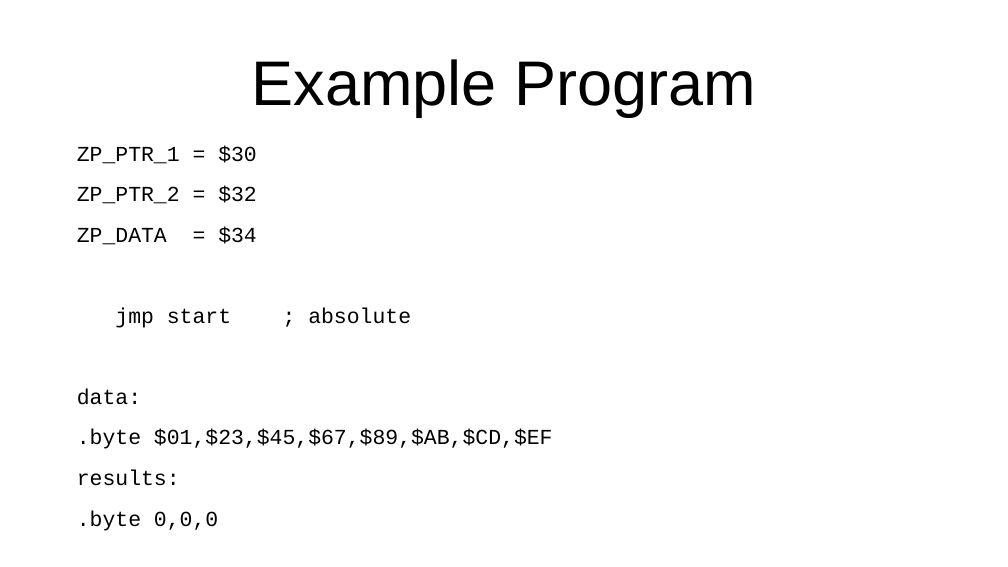
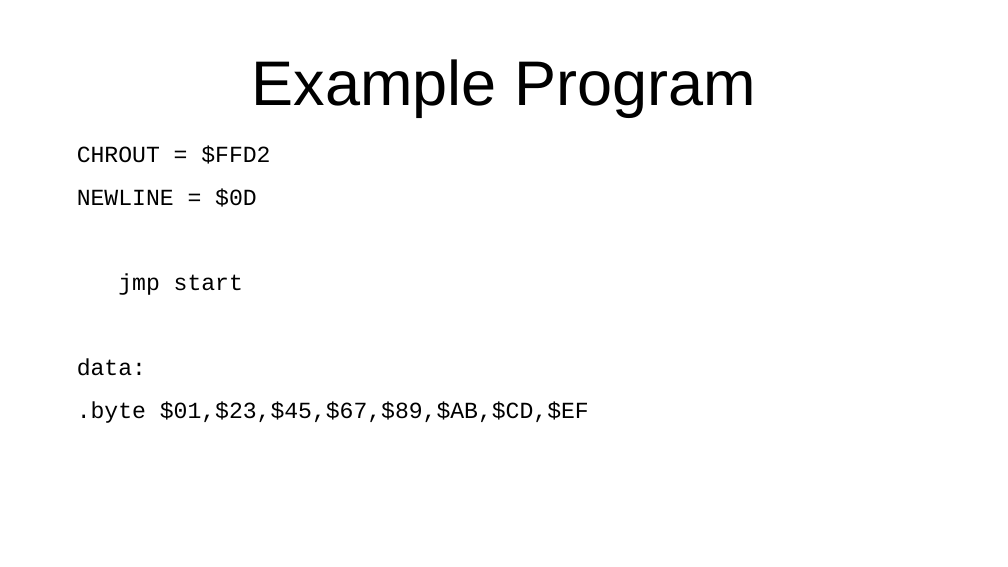
Before and after one commit to SlithyMatt/x16-assembly-tutorial, a slide deck: slide 10 of Lesson3/Lesson3.odp. Drawn at 1008x567 pixels with LibreOffice and Linux fonts; fonts in the diff are those of the drawing. Boxes give left, top, right and bottom in pixels: in the first picture for what was removed or moved away, otherwise in the second. Text is boxed around its words. In the diff, an @@ line names an element or a change of style, - is before the commit and + after.

Commit message:
finished slides, example program, and first part of script

```diff
--- a/Lesson3/Lesson3.odp
+++ b/Lesson3/Lesson3.odp
@@ text at box(77, 146, 270, 295): text changed; size 20.4 to 22 pt @@
-ZP_PTR_1 = $30
-ZP_PTR_2 = $32
-ZP_DATA = $34
-jmp start ; absolute
+CHROUT = $FFD2
+NEWLINE = $0D
+jmp start
@@ text at box(77, 359, 589, 423): size 20.4 to 22 pt in "data:", ".byte $01,$23,$45,$67,$89,$AB,$CD,$EF" @@
@@ text at box(77, 470, 218, 531): paragraphs removed @@
-results:
-.byte 0,0,0
-start:
```
Also in this commit, not shown: 3 other slides changed, 3 slides added, 2 other files.
